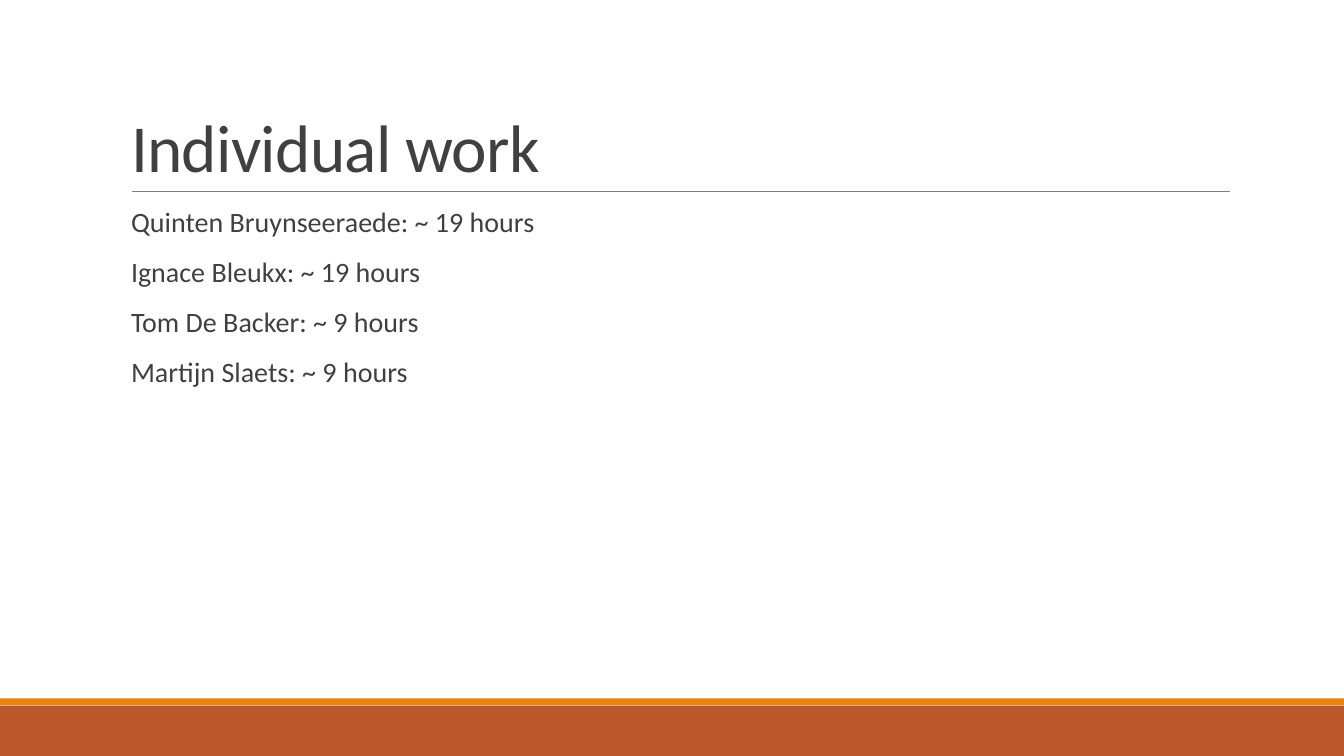
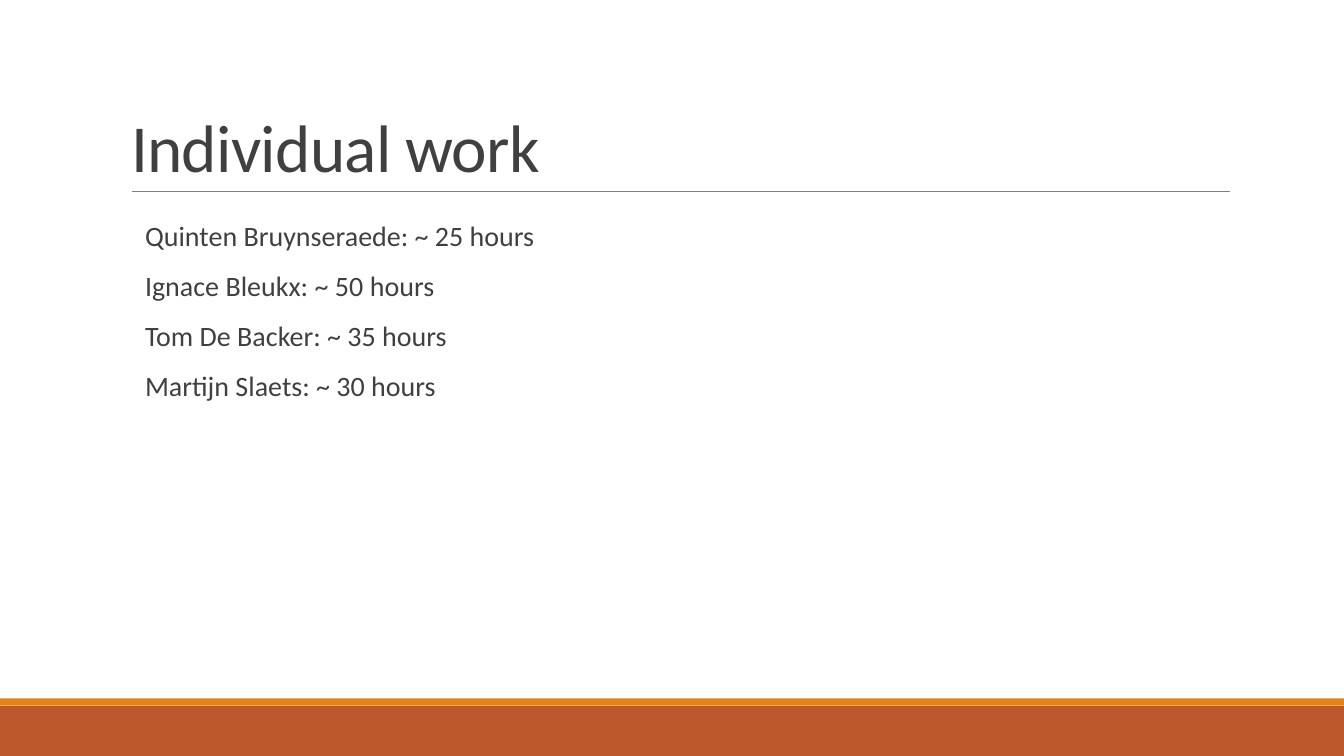
Before and after one commit to IgnaceBleukx/Software-Ontwerp, a slide deck: slide 21 of Presentaties/Iteration2.pptx (slide 17 before the commit). Drawn at 1344x756 pixels with LibreOffice and Linux fonts; fonts in the diff are those of the drawing. Boxes give left, top, right and bottom in pixels: in the first picture for what was removed or moved away, otherwise in the second. Text is boxed around its words. In the diff, an @@ line names an element or a change of style, - is before the commit and + after.

```diff
--- a/Presentaties/Iteration2.pptx
+++ b/Presentaties/Iteration2.pptx
@@ text at (145,226,534,401): text changed @@
-  Quinten Bruynseeraede: ~ 19 hours
-  Ignace Bleukx: ~ 19 hours
-  Tom De Backer: ~ 9 hours
-  Martijn Slaets: ~ 9 hours
+  Quinten Bruynseraede: ~ 25 hours
+  Ignace Bleukx: ~ 50 hours
+  Tom De Backer: ~ 35 hours
+  Martijn Slaets: ~ 30 hours
```
Also in this commit, not shown: 23 other slides changed, 12 slides added, 10 slides removed.
